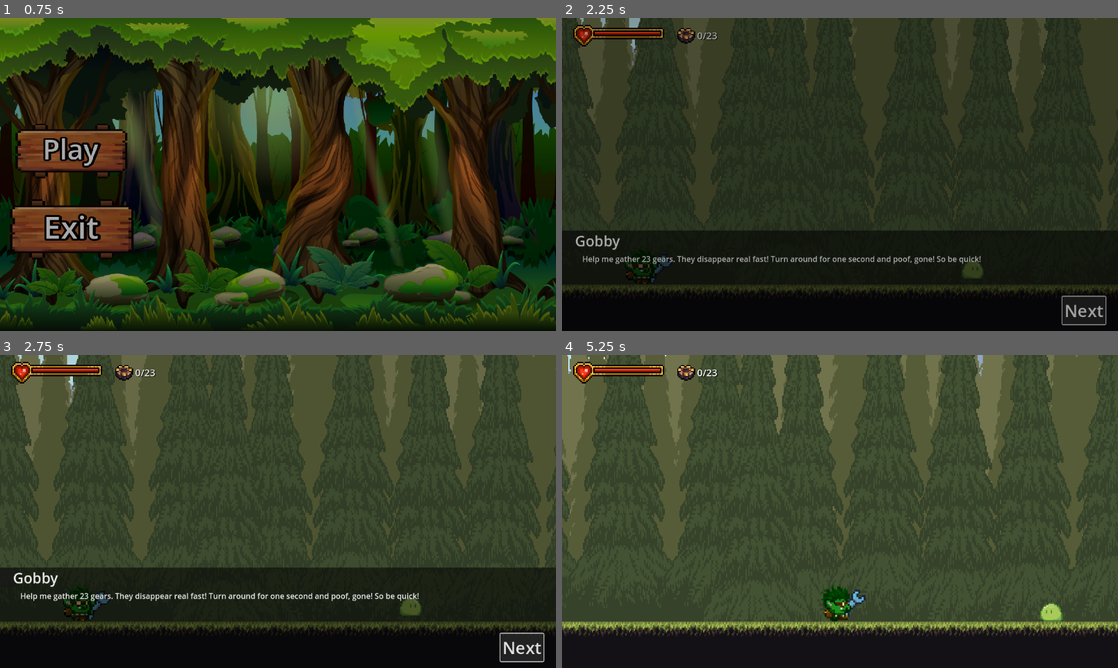
Above: before the commit, frames 1-4 (two rows, left to right).
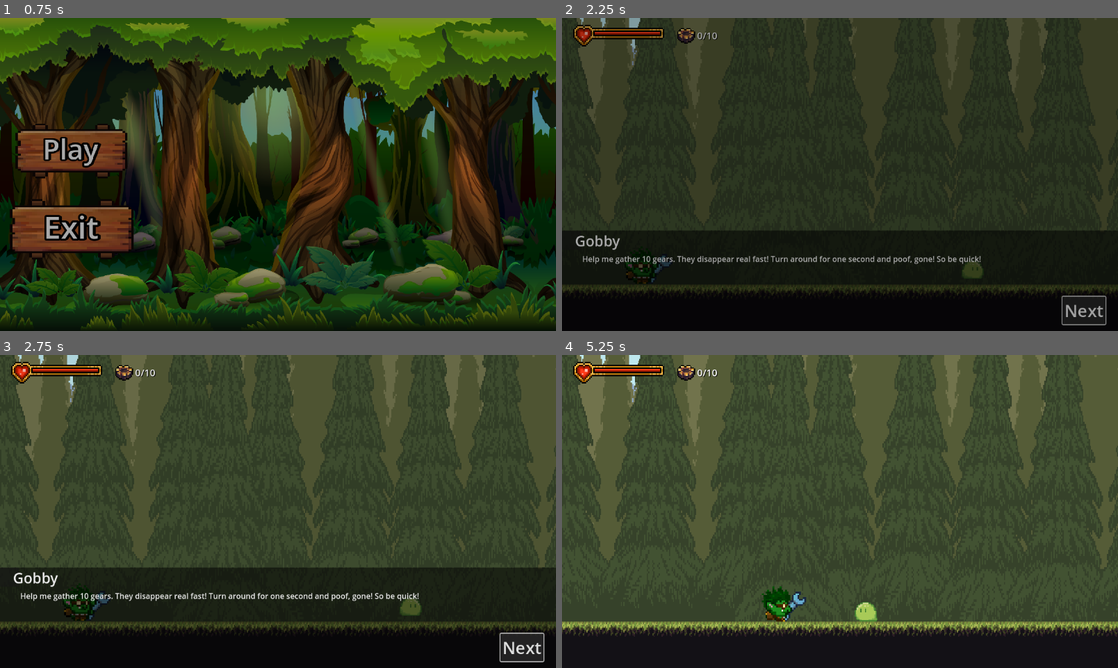
Above: after the commit, the same moments.

Repository: saha-ra-code/Gobbys-Workshop
Game: Godot game, scene res://menu.tscn
Two runs of this game, one before a commit and one after it. Both use one fixed random seed, a clock stepped at 60 frames per second and the inputs below.
Inputs (mouse positions are in pixels of both pictures, inside the frame that each line leads up to):
- Up to frame 1 (0.75 s): click "Play" at 0.5 s
- Up to frame 2 (2.25 s): click "Next" at 1.25 s; click "Next" at 2 s
- Up to frame 3 (2.75 s): no input
- Up to frame 4 (5.25 s): tap Enter (ui_accept) at 2.75, 3.02, 3.77 s; move the mouse to (962, 495) at 2.77 s; hold Right (ui_right) 2.78-4.28 s; move the mouse to (728, 527) at 3.52 s; move the mouse to (895, 442) at 4.27 s; hold Left (ui_left) 4.28-5.03 s; move the mouse to (812, 574) at 5.02 s; hold Right (ui_right) from 5.03 s (still down)

Frame 1 is identical in both runs. In frame 2, less than 0.1% of the frame differs, in the area x 14-28%, y 4-78%; in frame 3, less than 0.1%; in frame 4, 22%, in the area x 0-100%, y 0-90%.

Commit message:
Complete prototype level gameplay loop

Diff:
--- a/Player/player.gd
+++ b/Player/player.gd
@@ -6,16 +6,20 @@
 signal  died
 
 
-const SPEED = 300.0
+const SPEED = 180
 const JUMP_VELOCITY = -400.0
 
 @onready var anim = $AnimatedSprite2D
 
+@export var invincible_time = 1.0
+@export var blink_interval = 0.1
+
+var is_invincible = false
 var health = 100
 var max_health = 100
 
 var gears = 0
-var required_gears = 23
+var required_gears = 10
 
 var knocked_back = false
 var cooldown = 0.2
@@ -67,10 +71,14 @@
 	if is_dead:
 		return
 
+	if is_invincible:
+		return
 	health -= amount
 	health = clamp(health, 0, max_health)
 	health_changed.emit(health, max_health)
 	print("Player health: ", health)
+
+	start_invincibility()
 
 	knocked_back = true
 
@@ -82,6 +90,24 @@
 	if health <=0:
 		die()
 		return
+
+func start_invincibility() -> void:
+	is_invincible = true
+
+	var elapsed = 0.0
+
+	while elapsed < invincible_time:
+		anim.visible = false
+		await get_tree().create_timer(blink_interval).timeout
+
+		anim.visible = true
+		await get_tree().create_timer(blink_interval).timeout
+
+		elapsed += blink_interval * 2.0
+
+	is_invincible = false
+	anim.visible = true
+
 
 func collect_gear() -> void:
 	gears += 1
--- /dev/null
+++ b/game_state.gd
@@ -0,0 +1,3 @@
+extends Node
+
+var intro_show = false
--- a/gear.gd
+++ b/gear.gd
@@ -1,8 +1,8 @@
 extends Area2D
 
 var collected = false
-@export var lifetime = 3.0
-@export var blink_time = 1.5
+@export var lifetime = 5.0
+@export var blink_time = 2
 @export var blink_interval = 0.15
 
 
--- a/intro_dialog.gd
+++ b/intro_dialog.gd
@@ -8,18 +8,26 @@
 var lines = [
 	"Hey there! I am Gobbi, inventor, tinkerer, and occasional victim of my own excellent ideas.",
 	"I have big plans, but first I need to collect the gears in this forest (not surprising, really, I am the one who keeps losing them here).",
-	"Help me gather 23 gears. They disappear real fast! Turn around for one second and poof, gone! So be quick!",
+	"Help me gather 10 gears. They disappear real fast! Turn around for one second and poof, gone! So be quick!",
 	"Oh, and there is one more tini-tiny thing. This forest is full of slimes. They are cute. As long as you do not get too close."
 ]
 
 func _ready() -> void:
+	continue_button.pressed.connect(_on_continue_pressed)
+
+	if GameState.intro_show:
+		visible = false
+		get_tree().paused = false
+		return
+	GameState.intro_show = true
+
 	get_tree().paused = true
 	visible = true
 
 	dialog_label.text = lines [curent_line]
 	continue_button.text = "Next"
 
-	continue_button.pressed.connect(_on_continue_pressed)
+
 
 func _on_continue_pressed() -> void:
 	curent_line +=1
--- a/mobs.gd
+++ b/mobs.gd
@@ -1,8 +1,8 @@
 extends Node2D
 
 @export var mob_scene: PackedScene
-@export var respawn_delay = 2.0
-@export var max_mobs = 6
+@export var respawn_delay = 3.0
+@export var max_mobs = 5
 
 var alive_mobs = 0
 
--- a/project.godot
+++ b/project.godot
@@ -14,6 +14,10 @@
 run/main_scene="uid://8o2fgkowosi8"
 config/features=PackedStringArray("4.4", "Forward Plus")
 config/icon="res://icon.svg"
+
+[autoload]
+
+GameState="*res://game_state.gd"
 
 [display]
 
Not shown, added: game_state.gd.uid
